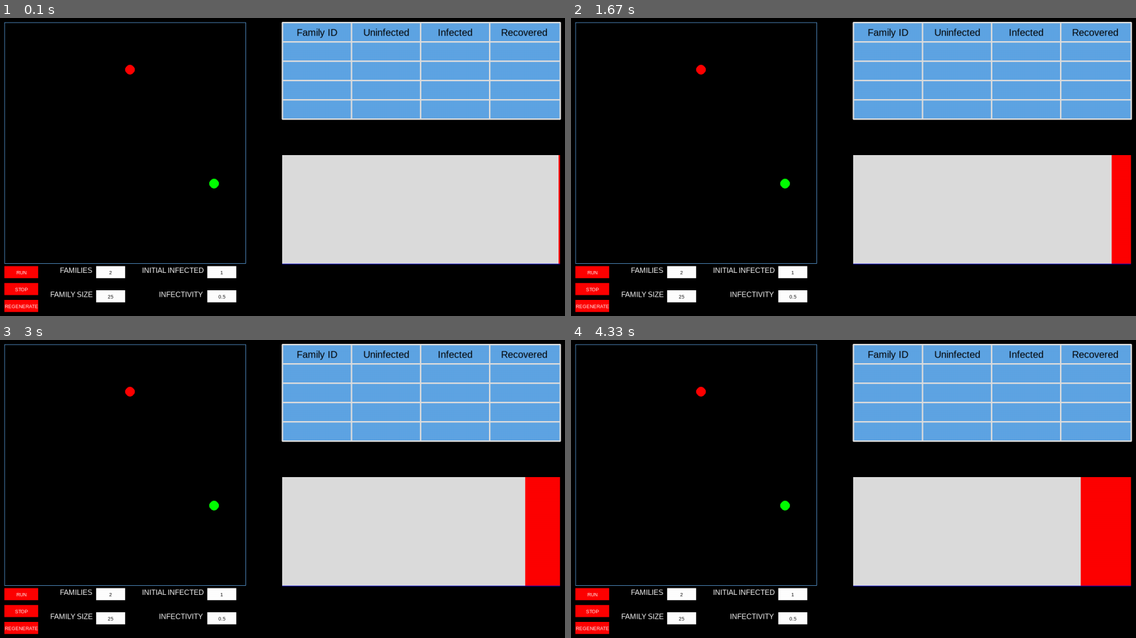
Above: before the commit, frames 1-4 (two rows, left to right).
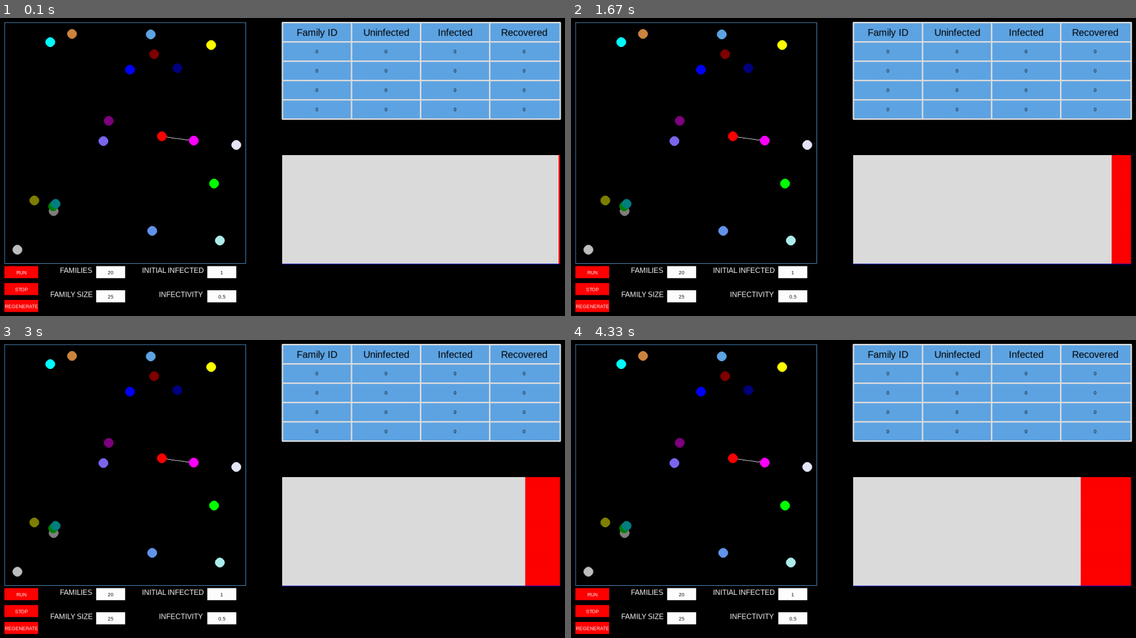
Above: after the commit, the same moments.

Repository: linyirun/EpidemicSimulator
Game: pygame game, started from main.py
The game is run twice, just before and just after one commit, with the same random seed, the same clock (stepped at 60 frames per second) and the same inputs.
Inputs (mouse positions are in pixels of both pictures, inside the frame that each line leads up to):
- Up to frame 1 (0.1 s): no input
- Up to frame 2 (1.67 s): click "RUN" at 0.4 s; click (859, 184) at 0.73 s; click "1" at 1.07 s; click (1062, 274) at 1.4 s
- Up to frame 3 (3 s): click "25" at 2.23 s; click (265, 435) at 2.57 s
- Up to frame 4 (4.33 s): click (678, 593) at 3.4 s, where only the run after the commit has a clickable "20"; click (1034, 480) at 3.73 s

The runs differ from the first frame. In frame 1, 1.0% of the frame differs, in the area x 2-94%, y 3-87%; in frame 2, 1.0%; in frame 3, 1.0%; in frame 4, 1.0%.

Commit message:
added data display

Diff:
--- a/main.py
+++ b/main.py
@@ -24,7 +24,7 @@
 SKY_BLUE = (95, 165, 228)
 COLORS = [(0, 255, 0), (0, 0, 255), (255, 255, 0), (0, 255, 255), (255, 0, 255), (192, 192, 192), (128, 128, 128),
           (128, 0, 0), (128, 128, 0), (0, 128, 0), (128, 0, 128), (0, 128, 128), (0, 0, 128), (205, 133, 63),
-          (255, 250, 240), (230, 230, 250), (123, 104, 238), (100, 149, 237), (175, 238, 238)]
+          (255, 250, 240), (230, 230, 250), (123, 104, 238), (100, 149, 237), (175, 238, 238), (95, 165, 228)]
 
 # Parameter Constants
 SCREEN_WIDTH = 1200
@@ -276,10 +276,10 @@
         self.draw_center_text('Infected', 20, BLACK, 0, 2)
         self.draw_center_text('Recovered', 20, BLACK, 0, 3)
 
-
-
-
-
+        for i in range(min(len(self.data_table), 4)):
+            for j in range(len(self.data_table[i])):
+                self.draw_center_text(str(self.data_table[self.current_top_row + i][j]), 10, BLACK,
+                                      self.current_top_row + i + 1, j)
 
         # Drawing lines
         for i in range(0, 6):
@@ -369,7 +369,7 @@
     fam_pop_b = InputButton(215, 580, 60, 25, '25', BLACK, WHITE, True, 'int',
                             (1, 51))
     regen_b = Button(25, 600, 70, 25, 'REGENERATE', WHITE, RED, True)
-    fam_b = InputButton(215, 530, 60, 25, '2', BLACK, WHITE, True, 'int',
+    fam_b = InputButton(215, 530, 60, 25, '20', BLACK, WHITE, True, 'int',
                         (1, 21))
     infect_b = InputButton(445, 580, 60, 25, '0.5', BLACK, WHITE, True,
                            'float', (0.0, 1.0))
